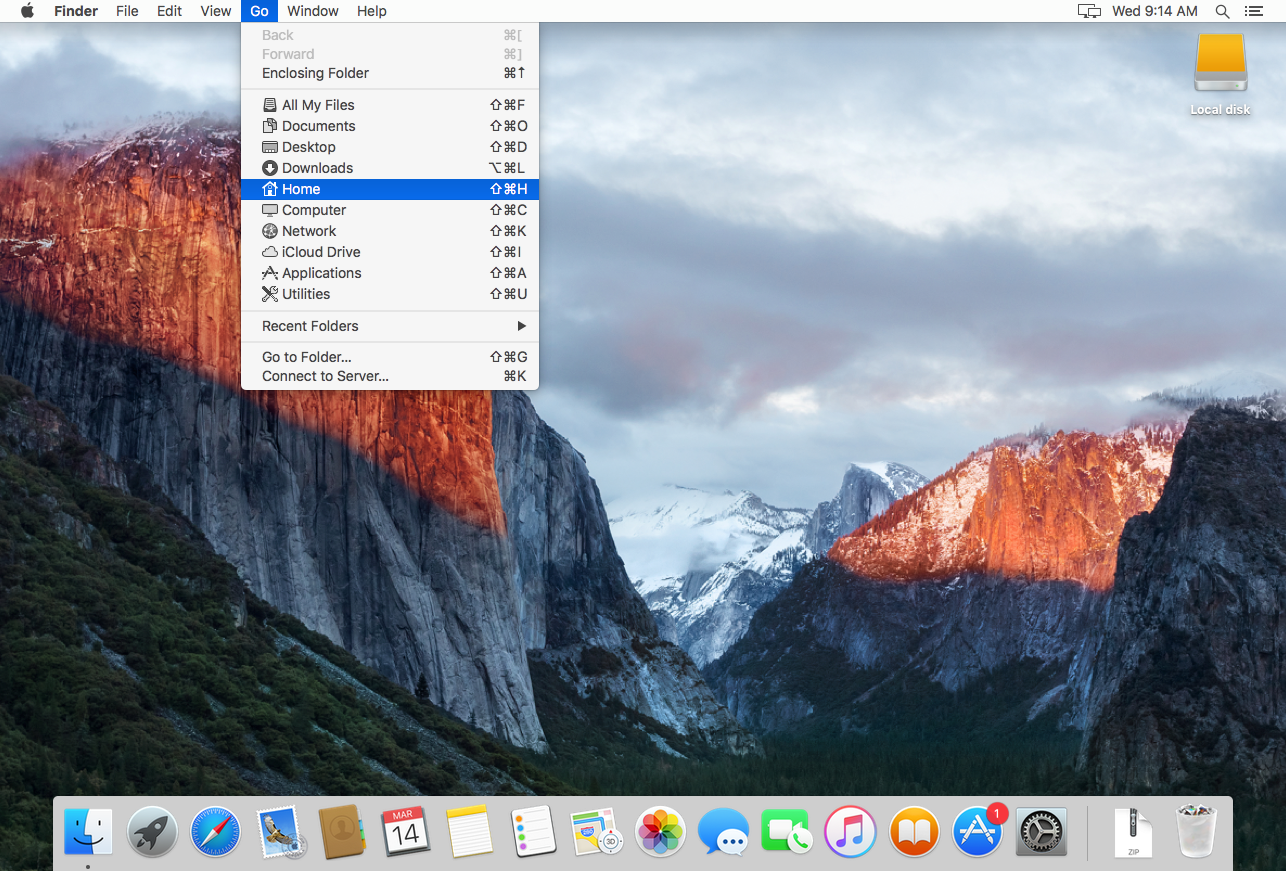
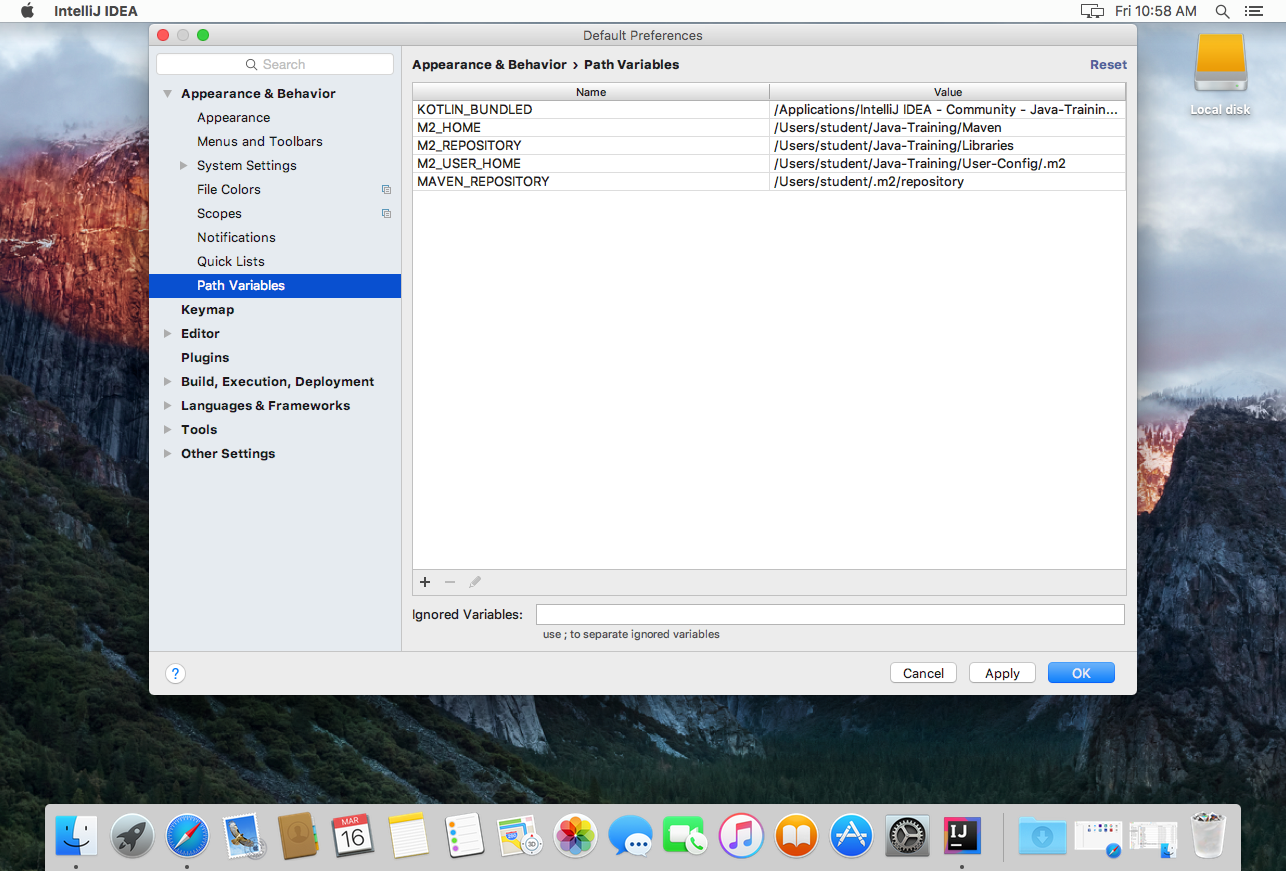
Layer changes from the first 1286 × 871 image to the second:
renamed "Shape 1" to "Layer 1", painted on it over (43, 0, 1242, 871)
removed layer "Layer 1" over (43, 0, 1242, 871)
